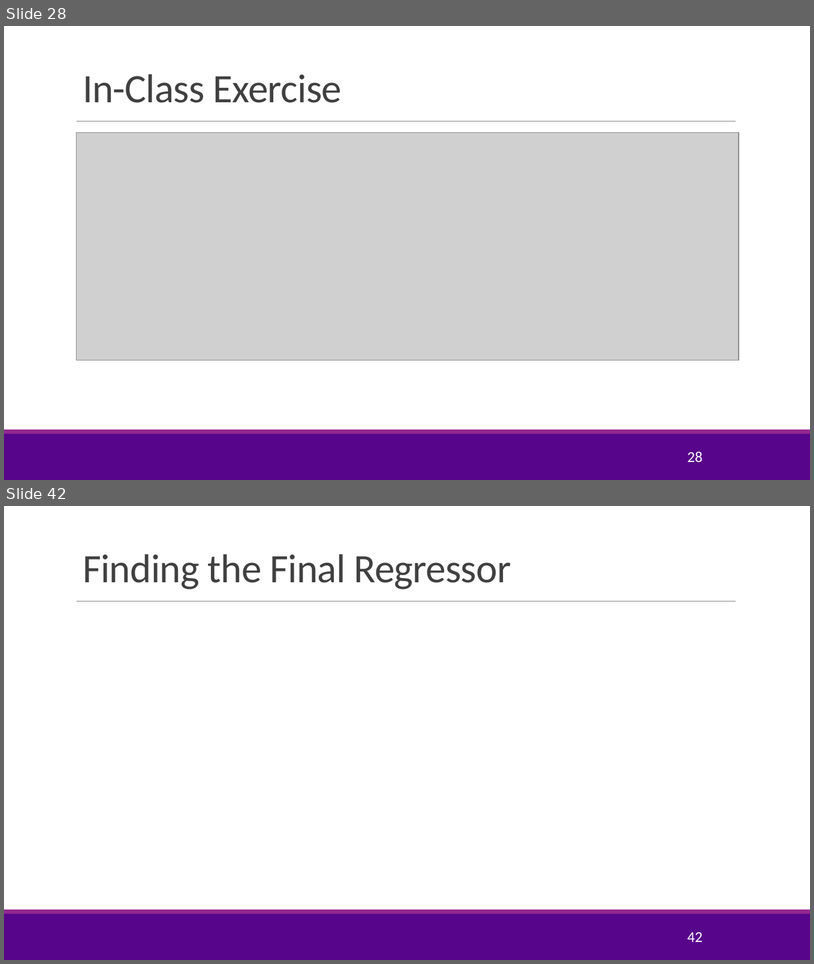
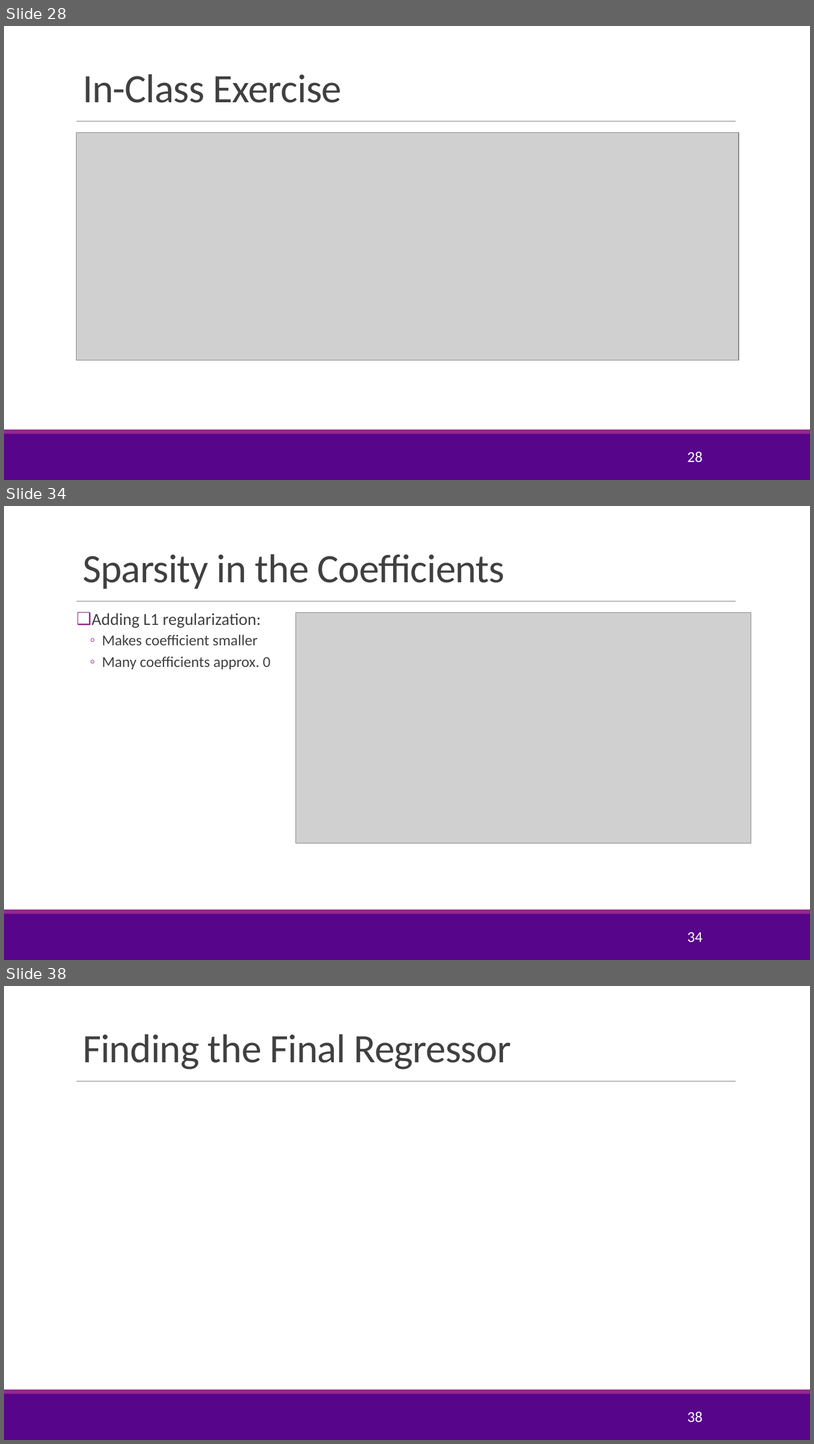
Before and after one commit to sdrangan/introml, a slide deck: lectures/Lect05_Lasso.pptx. Shown one above the other, each under a label of ours: slides 28 and 42 before the commit, slides 28, 34 and 38 after it; the slides between them are not shown. The pictures are 814x964 and 814x1444 pixels, drawn with LibreOffice and Linux fonts; fonts in the diff are those of the drawing; grey boxes stand for pictures; background and template pictures are left out. Boxes give left, top, right and bottom in pixels: in the first picture for what was removed or moved away, otherwise in the second. Text is boxed around its words. In the diff, an @@ line names an element or a change of style, - is before the commit and + after.

```diff
--- a/lectures/Lect05_Lasso.pptx
+++ b/lectures/Lect05_Lasso.pptx
@@ slide 34 added at [4,506,810,960], background #FFFFFF; not listed: 3 template elements that a slide beside it also shows @@
@@ title added at [83,554,505,589], 48 pt, text #404040 @@
+Sparsity in the Coefficients
@@ text added at [92,613,271,669], 18 pt, text #404040 @@
+❑ Adding L1 regularization:
+  ◦ Makes coefficient smaller
+  ◦ Many coefficients approx. 0
@@ picture added at [296,612,752,843] @@
@@ page number added at [687,931,703,942], 18 pt, text #FFFFFF @@
+34
@@ what was slide 42 is now slide 38 @@
@@ page number at [687,1411,703,1422]: text changed @@
-42
+38
```
Also in this commit, not shown: 5 slides changed, 7 other slides added, 7 slides removed, 1 other file.
